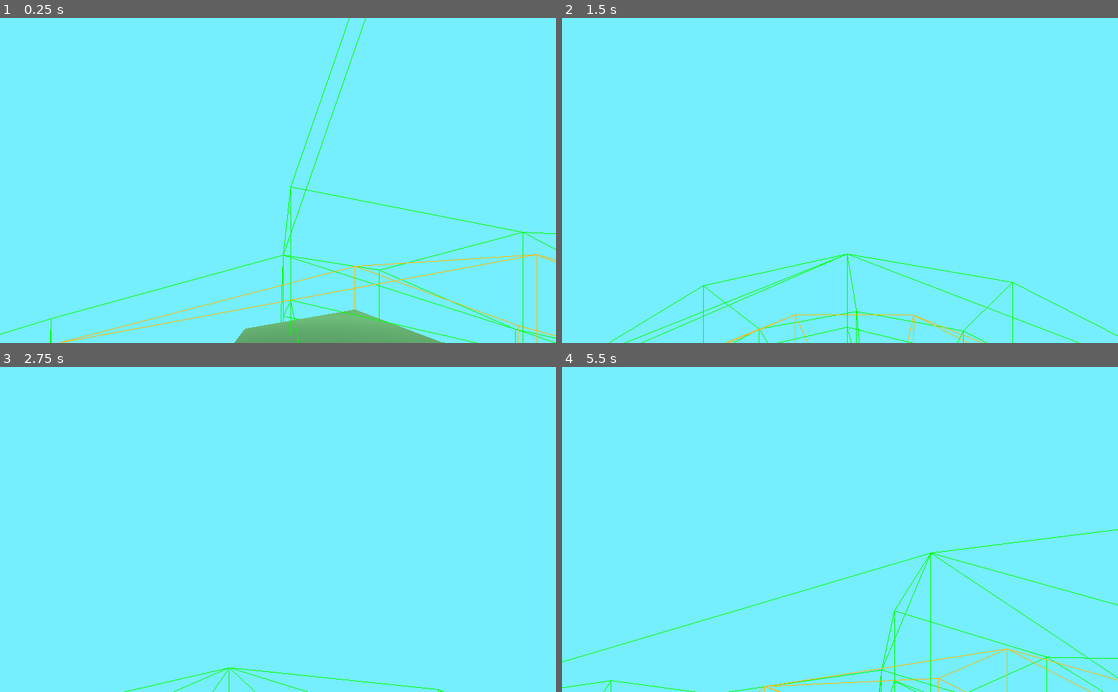
Above: before the commit, frames 1-4 (two rows, left to right).
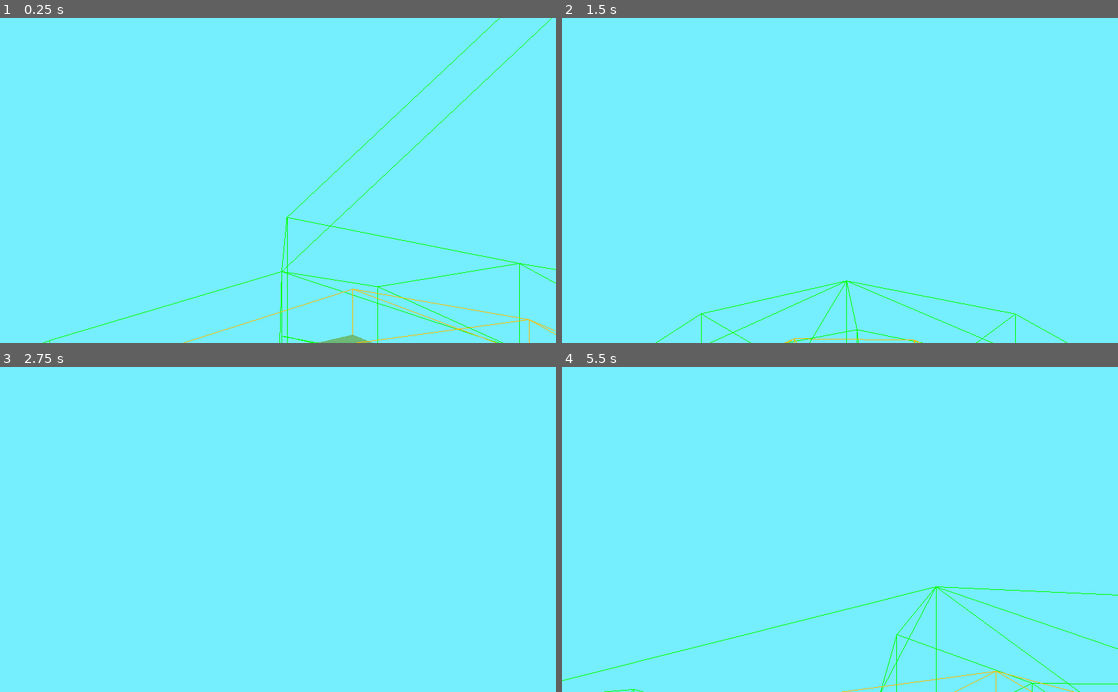
Above: after the commit, the same moments.

Repository: ctkerns/Marching-Cube-Sphere
Game: Godot game, scene res://Scenes/Universe.tscn
Two runs of this game, one before a commit and one after it. Both use one fixed random seed, a clock stepped at 60 frames per second and the inputs below.
Inputs (mouse positions are in pixels of both pictures, inside the frame that each line leads up to):
- Up to frame 1 (0.25 s): no input
- Up to frame 2 (1.5 s): move the mouse to (867, 180) at 0.52 s; hold Shift (sprint) 0.53-1.28 s; hold W (move_forward) from 0.53 s (still down); move the mouse to (812, 180) at 1.27 s; tap Shift (sprint) at 1.35 s
- Up to frame 3 (2.75 s): keep holding W (move_forward); move the mouse to (289, 523) at 2.02 s; hold Shift (sprint) from 2.03 s (still down)
- Up to frame 4 (5.5 s): keep holding W (move_forward); move the mouse to (834, 536) at 2.77 s; release Shift (sprint) at 2.78 s; tap Shift (sprint) at 2.85, 4.35 s; move the mouse to (878, 532) at 3.52 s; hold Shift (sprint) 3.53-4.28 s; move the mouse to (795, 526) at 4.27 s; move the mouse to (845, 529) at 5.02 s; hold Shift (sprint) from 5.03 s (still down)

The runs differ from the first frame. In frame 1, 4.5% of the frame differs, in the area x 0-100%, y 0-100%; in frame 2, 1.4%; in frame 3, 0.2%; in frame 4, 1.8%.

Commit message:
Changed hitbox and camera location.

Diff:
--- a/Scenes/Player.tscn
+++ b/Scenes/Player.tscn
@@ -3,6 +3,7 @@
 [ext_resource path="res://Scripts/Player.gd" type="Script" id=1]
 
 [sub_resource type="CapsuleShape" id=1]
+radius = 0.6
 height = 2.0
 
 [node name="Player" type="KinematicBody"]
@@ -11,6 +12,7 @@
 [node name="PitchRotator" type="Spatial" parent="."]
 
 [node name="Camera" type="Camera" parent="PitchRotator"]
+transform = Transform( 1, 0, 0, 0, 1, 0, 0, 0, 1, 0, 1, 0 )
 
 [node name="CollisionShape" type="CollisionShape" parent="."]
 transform = Transform( 1, 0, 0, 0, -1.62921e-07, -1, 0, 1, -1.62921e-07, 0, 0, 0 )
